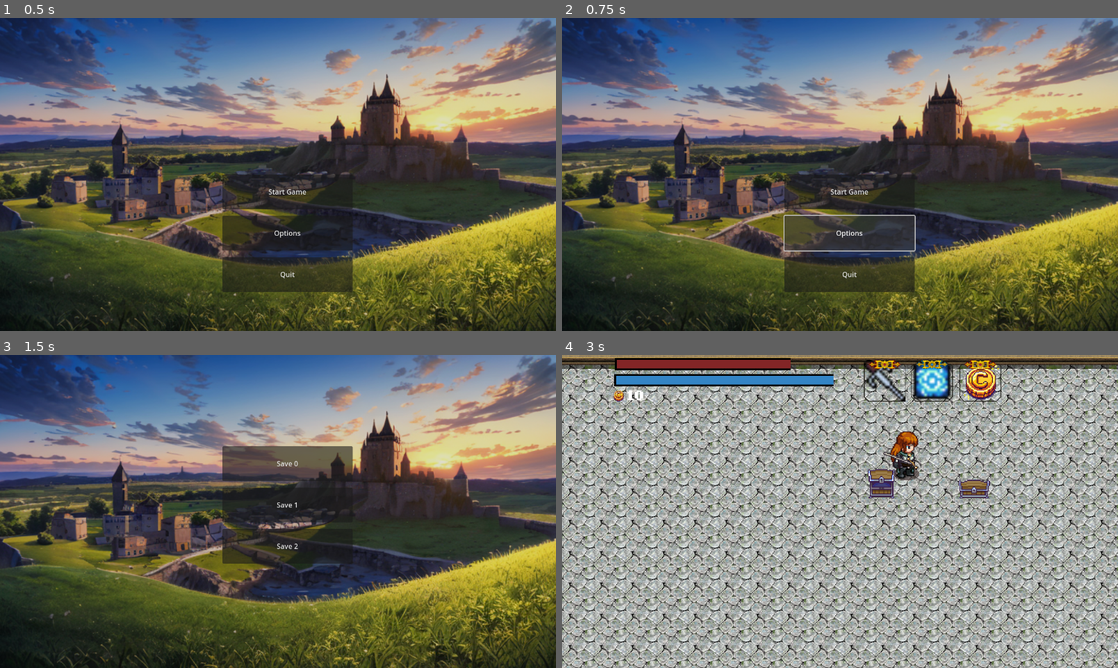
Above: before the commit, frames 1-4 (two rows, left to right).
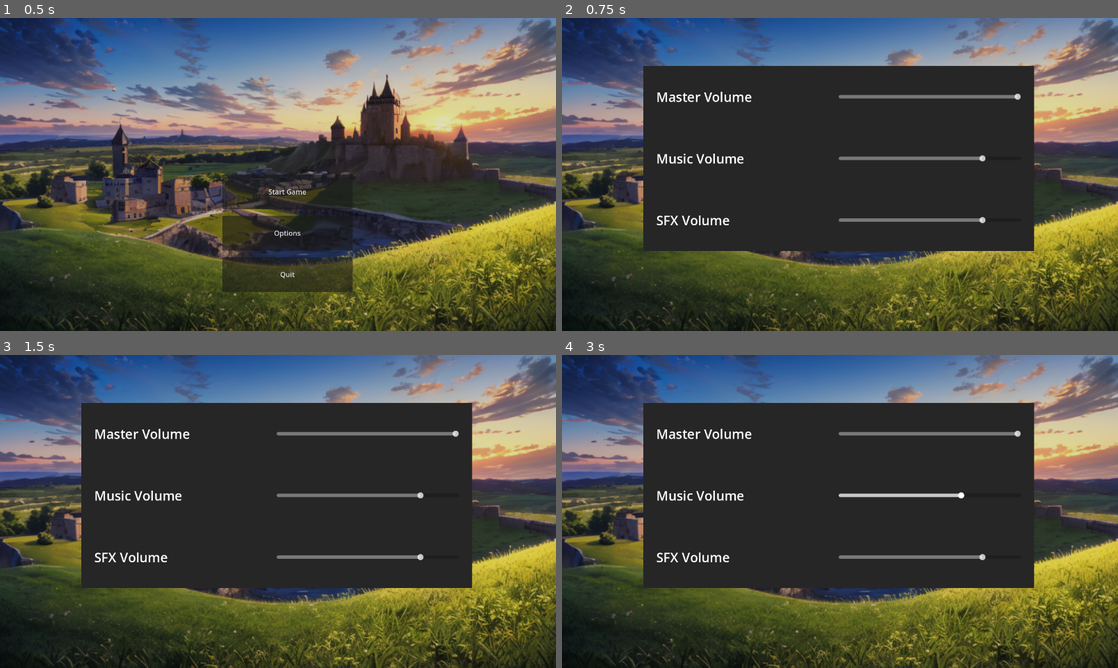
Above: after the commit, the same moments.

Repository: RaidenXVR/Kurvok-Game
Game: Godot game, scene res://scenes/start_menu.tscn
The game is run twice, just before and just after one commit, with the same random seed, the same clock (stepped at 60 frames per second) and the same inputs.
Inputs (mouse positions are in pixels of both pictures, inside the frame that each line leads up to):
- Up to frame 1 (0.5 s): no input
- Up to frame 2 (0.75 s): click "Options" at 0.5 s
- Up to frame 3 (1.5 s): click (289, 530) at 1.25 s, where only the run before the commit has a clickable "Start Game"
- Up to frame 4 (3 s): click (851, 464) at 2 s, where only the run before the commit has a clickable "Save 0"; move the mouse to (962, 495) at 2.77 s; hold Right (ui_right) from 2.78 s (still down); click (962, 495) at 2.85 s

Frame 1 is identical in both runs. In frame 2, 30% of the frame differs, in the area x 14-85%, y 15-88%; in frame 3, 27%; in frame 4, 98%, in the area x 0-100%, y 0-100%.

Commit message:
added loading scene when loading save file

Diff:
--- a/scenes/load_menu.gd
+++ b/scenes/load_menu.gd
@@ -5,14 +5,22 @@
 
 func _on_save_0_pressed():
 	GameData.load_game(0)
-	get_tree().change_scene_to_file("res://World/World.tscn")
+	var world = load("res://scenes/loading_scene.tscn")
+	get_tree().change_scene_to_packed(world)
+
 
 
 func _on_save_1_pressed():
 	GameData.load_game(1)
-	get_tree().change_scene_to_file("res://World/World.tscn")
+	var world = load("res://scenes/loading_scene.tscn")
+	get_tree().change_scene_to_packed(world)
 
 
 func _on_save_2_pressed():
 	GameData.load_game(2)
-	get_tree().change_scene_to_file("res://World/World.tscn")
+	var world = load("res://scenes/loading_scene.tscn")
+	get_tree().change_scene_to_packed(world)
+
+func _input(event):
+	if event.is_action_pressed("menu"):
+		get_tree().change_scene_to_file("res://scenes/start_menu.tscn")
--- /dev/null
+++ b/scenes/loading_scene.gd
@@ -0,0 +1,19 @@
+extends Control
+
+var progress = []
+var world
+var loading_status = 0
+# Called when the node enters the scene tree for the first time.
+func _ready():
+	AudioManager.audio_players["main_music"].stop()
+	world = "res://World/World.tscn"
+	ResourceLoader.load_threaded_request(world)
+
+
+# Called every frame. 'delta' is the elapsed time since the previous frame.
+func _process(_delta):
+	loading_status = ResourceLoader.load_threaded_get_status(world, progress)
+	$Label.text = str(floor(progress[0]*100))+"%"
+	if loading_status == ResourceLoader.THREAD_LOAD_LOADED:
+		var new_scene = ResourceLoader.load_threaded_get(world)
+		get_tree().change_scene_to_packed(new_scene)
--- /dev/null
+++ b/scenes/loading_scene.tscn
@@ -0,0 +1,39 @@
+[gd_scene load_steps=3 format=3 uid="uid://jh8s0l1p12bu"]
+
+[ext_resource type="FontFile" uid="uid://fh25nfwwou4i" path="res://asset/Heartbound_font.ttf" id="1_1mt0q"]
+[ext_resource type="Script" path="res://scenes/loading_scene.gd" id="1_kxxho"]
+
+[node name="LoadingScene" type="Control"]
+layout_mode = 3
+anchors_preset = 15
+anchor_right = 1.0
+anchor_bottom = 1.0
+grow_horizontal = 2
+grow_vertical = 2
+script = ExtResource("1_kxxho")
+
+[node name="ColorRect" type="ColorRect" parent="."]
+layout_mode = 1
+anchors_preset = 15
+anchor_right = 1.0
+anchor_bottom = 1.0
+grow_horizontal = 2
+grow_vertical = 2
+color = Color(0, 0, 0, 1)
+
+[node name="Label" type="Label" parent="."]
+layout_mode = 1
+anchors_preset = 8
+anchor_left = 0.5
+anchor_top = 0.5
+anchor_right = 0.5
+anchor_bottom = 0.5
+offset_left = -20.0
+offset_top = -11.5
+offset_right = 20.0
+offset_bottom = 11.5
+grow_horizontal = 2
+grow_vertical = 2
+theme_override_fonts/font = ExtResource("1_1mt0q")
+theme_override_font_sizes/font_size = 100
+text = "0%"
--- a/scenes/menu.gd
+++ b/scenes/menu.gd
@@ -11,6 +11,7 @@
 @onready var quest_main_cont: Control = $QuestButton/Container
 @onready var main_quest_cont: VBoxContainer = $"QuestButton/Container/TabContainer/Main Quest/VBoxContainer"
 @onready var side_quest_cont: VBoxContainer = $"QuestButton/Container/TabContainer/Side Quests/VBoxContainer"
+@onready var option_cont: MarginContainer = $OptionsButton/OptionContainer
 
 
 signal opened
@@ -52,8 +53,7 @@
 
 
 func _insert_item(item_id,amount):
-	var temp_item = InventoryItems.new()
-	temp_item.init(item_id, amount)
+	var temp_item = InventoryItems.new(item_id, amount)
 	inventory.insert(temp_item)
 
 
@@ -88,6 +88,7 @@
 		status_cont.visible = false
 		key_cont.visible = false
 		equip_cont.visible = false
+		quest_main_cont.visible = false
 		current_tab = "consumable"
 		consume_cont.visible = true
 	else:
@@ -100,6 +101,7 @@
 		status_cont.visible = false
 		consume_cont.visible = false
 		equip_cont.visible = false
+		quest_main_cont.visible = false
 		current_tab = "key items"
 		key_cont.visible = true
 	else:
@@ -113,6 +115,7 @@
 		status_cont.visible = false
 		key_cont.visible = false
 		consume_cont.visible = false
+		quest_main_cont.visible = false
 		current_tab = "equipment"
 		equip_cont.visible = true
 	else:
@@ -127,6 +130,7 @@
 		consume_cont.visible = false
 		equip_cont.visible = false
 		quest_main_cont.visible = false
+		option_cont.visible = false
 		current_tab = "status"
 		$StatusButton/Container/VBoxContainer/HP.text ="HP: "+ str(GameData.player_stats.hp) +"/"+str(GameData.player_stats.mhp)
 		$StatusButton/Container/VBoxContainer/MP.text = "Mana: "+str(GameData.player_stats.mana) +"/"+str(GameData.player_stats.max_mana)
@@ -291,6 +295,20 @@
 		target_cont.add_child(lb)
 
 
+func _on_options_button_button_down():
+	if not is_open or not current_tab == "option":
+		update()
+		is_open = true
+		status_cont.visible = false
+		key_cont.visible = false
+		consume_cont.visible = false
+		quest_main_cont.visible = false
+		equip_cont.visible = false
+		current_tab = "option"
+		option_cont.visible = true
+	else:
+		_on_status_button_button_down()
+
 func _on_save_button_button_down():
 	GameData.save_game()
 	close()
@@ -300,3 +318,19 @@
 	$StatusButton/Container/SetSkills/SetSkillPopup.visible = true
 	$StatusButton/Container/SetSkills/SetSkillPopup/EquippedSkill1.grab_focus()
 	is_status_open = true
+
+func _on_master_slider_value_changed(value):
+	var db = lerp(-40.0,0.0, value/100.0)
+	AudioServer.set_bus_volume_db(0, db)
+
+
+func _on_music_slider_value_changed(value):
+	var db = lerp(-40.0,0.0, value/100.0)
+	var music: AudioStreamPlayer = AudioManager.audio_players["main_music"]
+	music.volume_db = db
+
+
+func _on_sfx_slider_value_changed(value):
+	var db = lerp(-40.0,0.0, value/100.0)
+	var sfx: AudioStreamPlayer = AudioManager.audio_players["sfx"]
+	sfx.volume_db = db
--- a/scenes/menu_v_2.tscn
+++ b/scenes/menu_v_2.tscn
@@ -496,6 +496,75 @@
 offset_bottom = 580.0
 text = "Options"
 
+[node name="OptionContainer" type="MarginContainer" parent="OptionsButton"]
+visible = false
+layout_mode = 1
+anchors_preset = -1
+anchor_left = -1.083
+anchor_top = -4.837
+anchor_right = -1.083
+anchor_bottom = -4.837
+offset_left = -805.06
+offset_top = -61.41
+offset_right = 94.9399
+offset_bottom = 364.59
+
+[node name="ColorRect" type="ColorRect" parent="OptionsButton/OptionContainer"]
+layout_mode = 2
+color = Color(0.14902, 0.14902, 0.14902, 1)
+
+[node name="MarginContainer" type="MarginContainer" parent="OptionsButton/OptionContainer"]
+layout_mode = 2
+theme_override_constants/margin_left = 30
+theme_override_constants/margin_top = 50
+theme_override_constants/margin_right = 30
+theme_override_constants/margin_bottom = 50
+
+[node name="GridContainer" type="GridContainer" parent="OptionsButton/OptionContainer/MarginContainer"]
+layout_mode = 2
+theme_override_constants/h_separation = 200
+theme_override_constants/v_separation = 100
+columns = 2
+
+[node name="Master" type="Label" parent="OptionsButton/OptionContainer/MarginContainer/GridContainer"]
+layout_mode = 2
+theme_override_font_sizes/font_size = 30
+text = "Master Volume"
+
+[node name="MasterSlider" type="HSlider" parent="OptionsButton/OptionContainer/MarginContainer/GridContainer"]
+layout_mode = 2
+size_flags_horizontal = 3
+size_flags_vertical = 4
+theme_override_constants/center_grabber = 0
+theme_override_constants/grabber_offset = 0
+value = 100.0
+
+[node name="Music" type="Label" parent="OptionsButton/OptionContainer/MarginContainer/GridContainer"]
+layout_mode = 2
+theme_override_font_sizes/font_size = 30
+text = "Music Volume"
+
+[node name="MusicSlider" type="HSlider" parent="OptionsButton/OptionContainer/MarginContainer/GridContainer"]
+layout_mode = 2
+size_flags_horizontal = 3
+size_flags_vertical = 4
+theme_override_constants/center_grabber = 0
+theme_override_constants/grabber_offset = 0
+value = 80.0
+
+[node name="SFX" type="Label" parent="OptionsButton/OptionContainer/MarginContainer/GridContainer"]
+layout_mode = 2
+theme_override_font_sizes/font_size = 30
+text = "SFX Volume"
+
+[node name="SFXSlider" type="HSlider" parent="OptionsButton/OptionContainer/MarginContainer/GridContainer"]
+layout_mode = 2
+size_flags_horizontal = 3
+size_flags_vertical = 4
+theme_override_constants/center_grabber = 0
+theme_override_constants/grabber_offset = 0
+value = 80.0
+
 [node name="ExitButton" type="Button" parent="."]
 layout_mode = 0
 offset_left = 1095.0
@@ -516,3 +585,7 @@
 [connection signal="toggled" from="QuestButton/Container/TabContainer/Side Quests/VBoxContainer/OngoingContainer/Ongoing" to="." method="_on_quest_button_toggled" binds= [NodePath("QuestButton/Container/TabContainer/Side Quests/VBoxContainer/OngoingContainer")]]
 [connection signal="toggled" from="QuestButton/Container/TabContainer/Side Quests/VBoxContainer/CompletedContainer/Completed" to="." method="_on_quest_button_toggled" binds= [NodePath("QuestButton/Container/TabContainer/Side Quests/VBoxContainer/CompletedContainer")]]
 [connection signal="button_down" from="SaveButton" to="." method="_on_save_button_button_down"]
+[connection signal="button_down" from="OptionsButton" to="." method="_on_options_button_button_down"]
+[connection signal="value_changed" from="OptionsButton/OptionContainer/MarginContainer/GridContainer/MasterSlider" to="." method="_on_master_slider_value_changed"]
+[connection signal="value_changed" from="OptionsButton/OptionContainer/MarginContainer/GridContainer/MusicSlider" to="." method="_on_music_slider_value_changed"]
+[connection signal="value_changed" from="OptionsButton/OptionContainer/MarginContainer/GridContainer/SFXSlider" to="." method="_on_sfx_slider_value_changed"]
--- a/scenes/start_menu.gd
+++ b/scenes/start_menu.gd
@@ -10,3 +10,36 @@
 
 func _on_quit_pressed():
 	get_tree().quit()
+
+
+func _on_option_pressed():
+	var option = $MarginContainer/VBoxContainer/Option/OptionContainer
+	$MarginContainer/VBoxContainer/Start.visible = false
+	$MarginContainer/VBoxContainer/Quit.visible = false
+	option.visible = true
+
+
+func _on_option_container_hidden():
+	$MarginContainer/VBoxContainer/Start.visible = true
+	$MarginContainer/VBoxContainer/Quit.visible = true
+
+func _input(event):
+	if event.is_action_pressed("menu"):
+		$MarginContainer/VBoxContainer/Option/OptionContainer.visible = false
+
+
+func _on_master_slider_value_changed(value):
+	var db = lerp(-40.0,0.0, value/100.0)
+	AudioServer.set_bus_volume_db(0, db)
+
+
+func _on_music_slider_value_changed(value):
+	var db = lerp(-40.0,0.0, value/100.0)
+	var music: AudioStreamPlayer = AudioManager.audio_players["main_music"]
+	music.volume_db = db
+
+
+func _on_sfx_slider_value_changed(value):
+	var db = lerp(-40.0,0.0, value/100.0)
+	var sfx: AudioStreamPlayer = AudioManager.audio_players["sfx"]
+	sfx.volume_db = db
--- a/scenes/start_menu.tscn
+++ b/scenes/start_menu.tscn
@@ -44,10 +44,84 @@
 layout_mode = 2
 text = "Options"
 
+[node name="OptionContainer" type="MarginContainer" parent="MarginContainer/VBoxContainer/Option"]
+visible = false
+layout_mode = 1
+anchors_preset = -1
+anchor_left = -1.083
+anchor_top = -4.837
+anchor_right = -1.083
+anchor_bottom = -4.837
+offset_left = -0.0999756
+offset_top = 136.96
+offset_right = 899.9
+offset_bottom = 536.96
+
+[node name="ColorRect" type="ColorRect" parent="MarginContainer/VBoxContainer/Option/OptionContainer"]
+layout_mode = 2
+color = Color(0.14902, 0.14902, 0.14902, 1)
+
+[node name="MarginContainer" type="MarginContainer" parent="MarginContainer/VBoxContainer/Option/OptionContainer"]
+layout_mode = 2
+theme_override_constants/margin_left = 30
+theme_override_constants/margin_top = 50
+theme_override_constants/margin_right = 30
+theme_override_constants/margin_bottom = 50
+
+[node name="GridContainer" type="GridContainer" parent="MarginContainer/VBoxContainer/Option/OptionContainer/MarginContainer"]
+layout_mode = 2
+theme_override_constants/h_separation = 200
+theme_override_constants/v_separation = 100
+columns = 2
+
+[node name="Master" type="Label" parent="MarginContainer/VBoxContainer/Option/OptionContainer/MarginContainer/GridContainer"]
+layout_mode = 2
+theme_override_font_sizes/font_size = 30
+text = "Master Volume"
+
+[node name="MasterSlider" type="HSlider" parent="MarginContainer/VBoxContainer/Option/OptionContainer/MarginContainer/GridContainer"]
+layout_mode = 2
+size_flags_horizontal = 3
+size_flags_vertical = 4
+theme_override_constants/center_grabber = 0
+theme_override_constants/grabber_offset = 0
+value = 100.0
+
+[node name="Music" type="Label" parent="MarginContainer/VBoxContainer/Option/OptionContainer/MarginContainer/GridContainer"]
+layout_mode = 2
+theme_override_font_sizes/font_size = 30
+text = "Music Volume"
+
+[node name="MusicSlider" type="HSlider" parent="MarginContainer/VBoxContainer/Option/OptionContainer/MarginContainer/GridContainer"]
+layout_mode = 2
+size_flags_horizontal = 3
+size_flags_vertical = 4
+theme_override_constants/center_grabber = 0
+theme_override_constants/grabber_offset = 0
+value = 80.0
+
+[node name="SFX" type="Label" parent="MarginContainer/VBoxContainer/Option/OptionContainer/MarginContainer/GridContainer"]
+layout_mode = 2
+theme_override_font_sizes/font_size = 30
+text = "SFX Volume"
+
+[node name="SFXSlider" type="HSlider" parent="MarginContainer/VBoxContainer/Option/OptionContainer/MarginContainer/GridContainer"]
+layout_mode = 2
+size_flags_horizontal = 3
+size_flags_vertical = 4
+theme_override_constants/center_grabber = 0
+theme_override_constants/grabber_offset = 0
+value = 80.0
+
 [node name="Quit" type="Button" parent="MarginContainer/VBoxContainer"]
 custom_minimum_size = Vector2(300, 80)
 layout_mode = 2
 text = "Quit"
 
 [connection signal="pressed" from="MarginContainer/VBoxContainer/Start" to="." method="_on_start_pressed"]
+[connection signal="pressed" from="MarginContainer/VBoxContainer/Option" to="." method="_on_option_pressed"]
+[connection signal="hidden" from="MarginContainer/VBoxContainer/Option/OptionContainer" to="." method="_on_option_container_hidden"]
+[connection signal="value_changed" from="MarginContainer/VBoxContainer/Option/OptionContainer/MarginContainer/GridContainer/MasterSlider" to="." method="_on_master_slider_value_changed"]
+[connection signal="value_changed" from="MarginContainer/VBoxContainer/Option/OptionContainer/MarginContainer/GridContainer/MusicSlider" to="." method="_on_music_slider_value_changed"]
+[connection signal="value_changed" from="MarginContainer/VBoxContainer/Option/OptionContainer/MarginContainer/GridContainer/SFXSlider" to="." method="_on_sfx_slider_value_changed"]
 [connection signal="pressed" from="MarginContainer/VBoxContainer/Quit" to="." method="_on_quit_pressed"]
